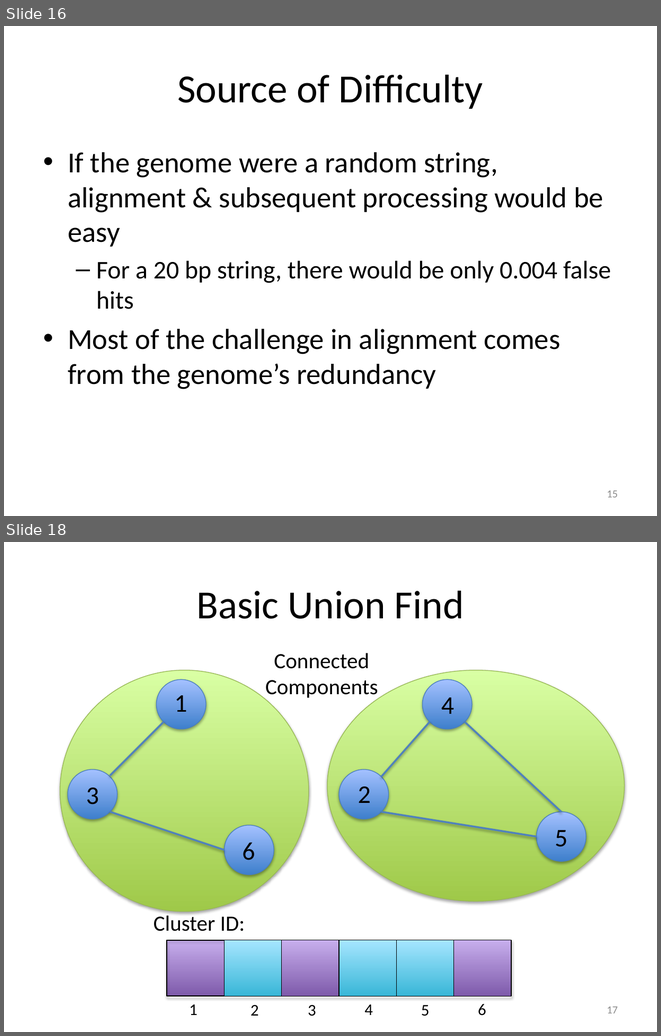
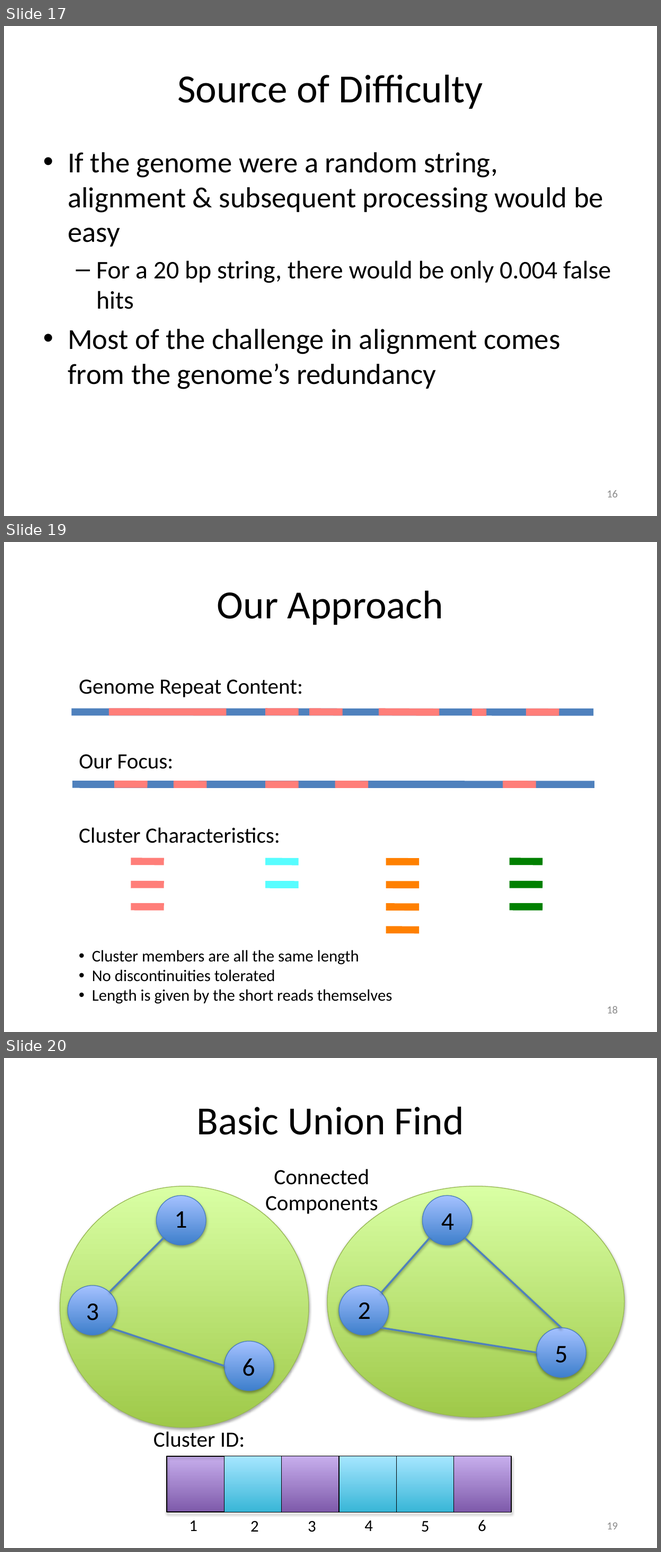
Before and after one commit to kristalcurtis/quals, a slide deck: slides/11.26.12 Quals (v2a).pptx. Shown one above the other, each under a label of ours: slides 16 and 18 before the commit, slides 17, 19 and 20 after it; the slides between them are not shown. The pictures are 661x1036 and 661x1552 pixels, drawn with LibreOffice and Linux fonts; fonts in the diff are those of the drawing. Boxes give left, top, right and bottom in pixels: in the first picture for what was removed or moved away, otherwise in the second. Text is boxed around its words. In the diff, an @@ line names an element or a change of style, - is before the commit and + after.

```diff
--- a/slides/11.26.12 Quals (v2a).pptx
+++ b/slides/11.26.12 Quals (v2a).pptx
@@ slide 19 added at (4, 542, 657, 1032), background #FFFFFF @@
@@ title added at (217, 590, 444, 625), 44 pt, text #000000 @@
+Our Approach
@@ group added at (71, 679, 593, 713): 7 lines, 1 text @@
+Genome Repeat Content:
@@ group added at (72, 754, 594, 784): 6 lines, 1 text @@
+Our Focus:
@@ group added at (79, 827, 542, 1004): 12 lines, 2 texts @@
+Cluster Characteristics:
+• Cluster members are all the same length
+• No discontinuities tolerated
+• Length is given by the short reads themselves
@@ page number added at (607, 1006, 618, 1013), 12 pt, text #8C8C8C @@
+18
@@ what was slide 16 is now slide 17 @@
@@ page number at (607, 490, 618, 497): text changed @@
-15
+16
@@ what was slide 18 is now slide 20 @@
@@ page number at (607, 1522, 618, 1529): text changed @@
-17
+19
```
Also in this commit, not shown: 9 slides changed, 5 other slides added.
